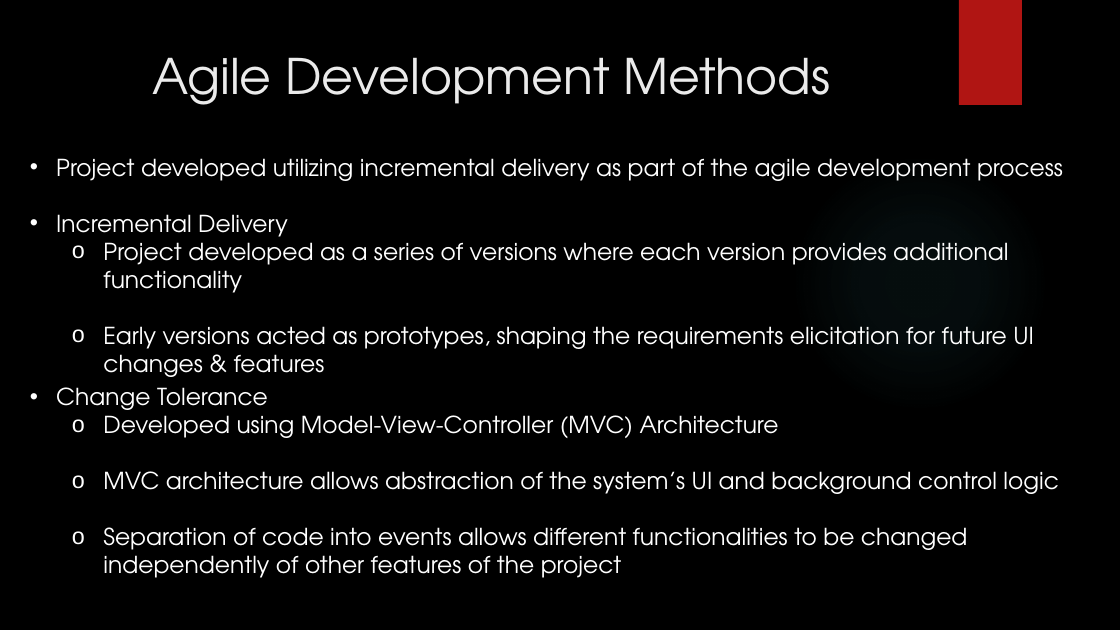
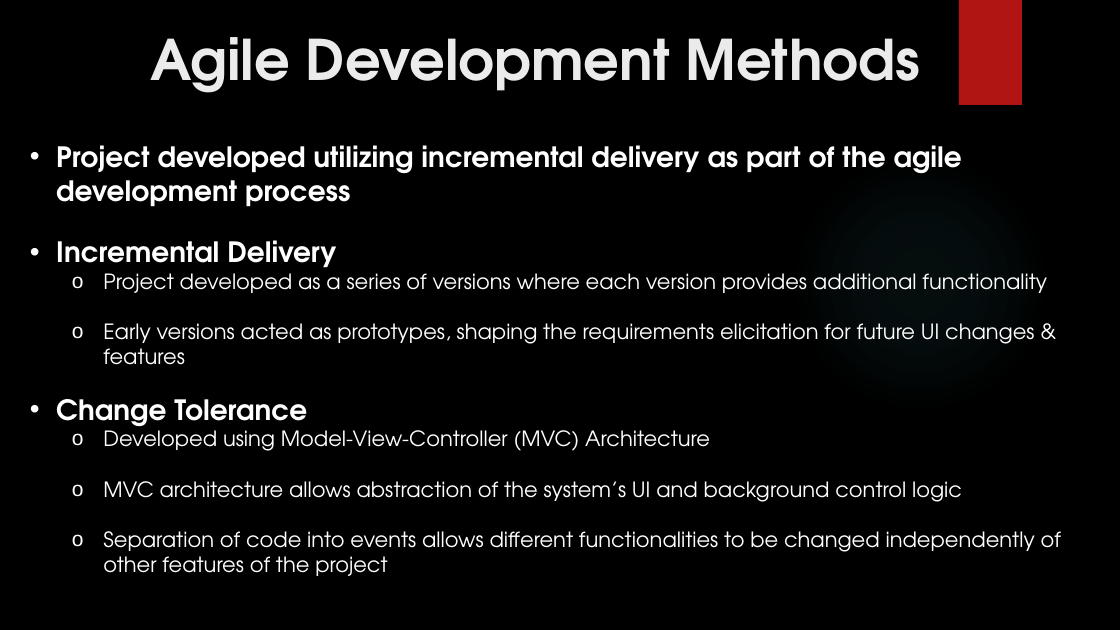
Before and after one commit to HFerencz/CIS434_Spring2019_G2, a slide deck: slide 2 of CIS434 Project Presentation.pptx. Drawn at 1120x630 pixels with LibreOffice and Linux fonts; fonts in the diff are those of the drawing; background and template pictures are left out. Boxes give left, top, right and bottom in pixels: in the first picture for what was removed or moved away, otherwise in the second. Text is boxed around its words. In the diff, an @@ line names an element or a change of style, - is before the commit and + after.

```diff
--- a/CIS434 Project Presentation.pptx
+++ b/CIS434 Project Presentation.pptx
@@ title "Agile Development Methods": place and size @@
-title "Agile Development Methods" at box(152, 57, 830, 105)
+title "Agile Development Methods" at box(150, 37, 921, 93)
@@ title "Agile Development Methods" at box(150, 37, 921, 93): size 42 to 48 pt, bold on @@
@@ text "Project developed utilizing incremental delivery ...": place and size @@
-text "Project developed utilizing incremental delivery ..." at box(56, 158, 1063, 355)
+text "Project developed utilizing incremental delivery ..." at box(56, 145, 1047, 365)
@@ text "Project developed utilizing incremental delivery ..." at box(56, 145, 1047, 365): size 20 to 24 pt, bold on in "Project developed utilizing incremental delivery as part ...", "Incremental Delivery"; size 20 to 18 pt in "Project developed as a series of versions ...", "Early versions acted as prototypes, shaping the ..." @@
@@ text "Change Tolerance": place and size @@
-text "Change Tolerance" at box(56, 387, 1058, 578)
+text "Change Tolerance" at box(56, 399, 1061, 576)
@@ text "Change Tolerance" at box(56, 399, 1061, 576): size 20 to 24 pt, bold on in "Change Tolerance"; size 20 to 18 pt @@
```
Also in this commit, not shown: 4 other slides changed.
